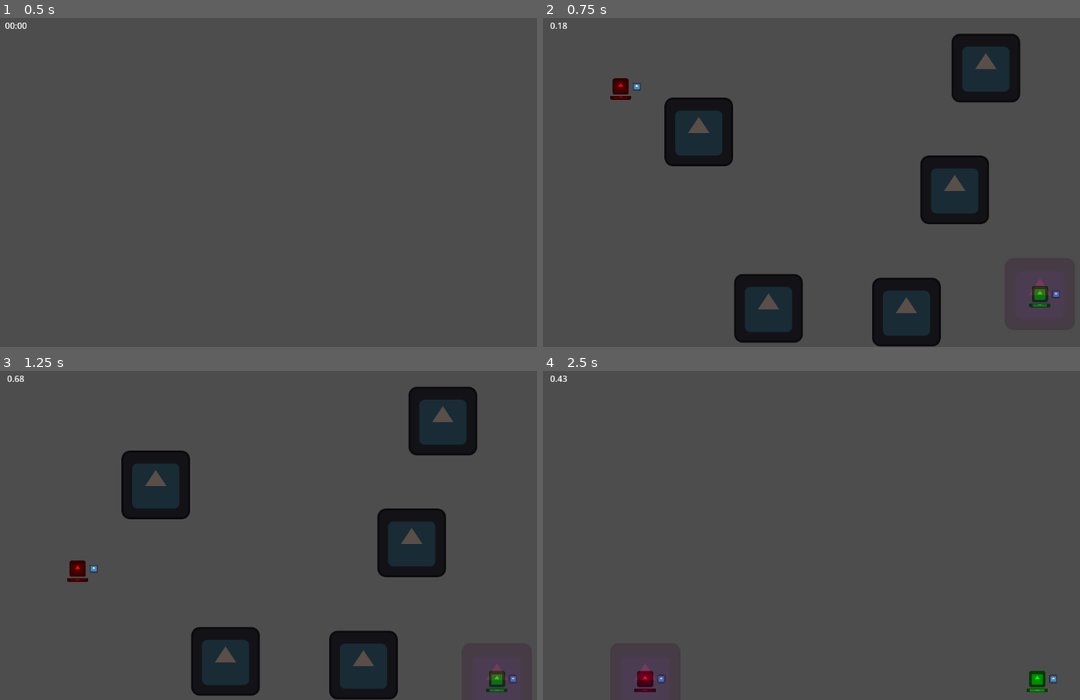
Above: before the commit, frames 1-4 (two rows, left to right).
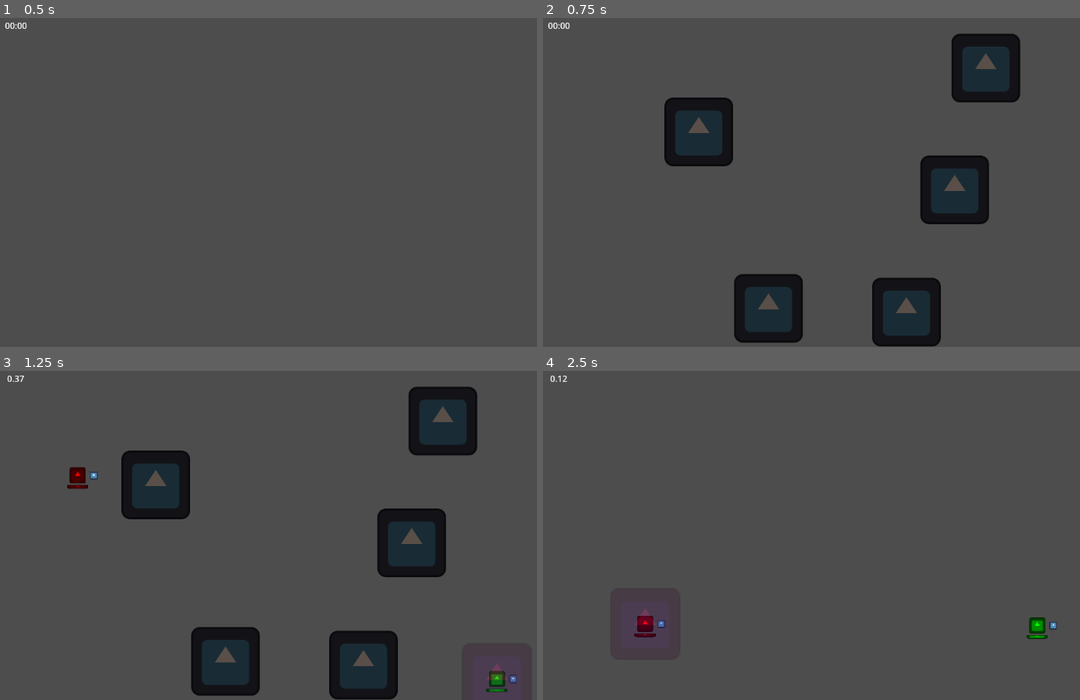
Above: after the commit, the same moments.

Repository: StickyBeacon/chasebox
Game: Godot game, scene res://spaces/arena.tscn
The game is run twice, just before and just after one commit, with the same random seed, the same clock (stepped at 60 frames per second) and the same inputs. The engine's default icon, where the game draws it, is replaced by a stand-in: a white triangle on a blue panel in a dark square.
Inputs:
- Up to frame 1 (0.5 s): no input
- Up to frame 2 (0.75 s): tap Enter at 0.5 s; hold Tab (ui_focus_next) from 0.53 s (still down)
- Up to frame 3 (1.25 s): keep holding Tab (ui_focus_next)
- Up to frame 4 (2.5 s): release Tab (ui_focus_next) at 1.28 s; tap Tab (ui_focus_next) at 1.35 s; hold Tab (ui_focus_next) from 2.03 s (still down)

Frame 1 is identical in both runs. In frame 2, 0.5% of the frame differs, in the area x 0-97%, y 1-89%; in frame 3, 0.5%; in frame 4, 1.0%, in the area x 2-96%, y 1-98%.

Commit message:
Kleintje fixtje

Diff:
--- a/managers/round_manager.gd
+++ b/managers/round_manager.gd
@@ -51,7 +51,6 @@
 	# Shuffle turn order voor dit spel
 	turn_order = chosen_players.duplicate()
 	turn_order.shuffle()
-	%PlayerManager.toggle_all_players(true)
 	next_round()
 
 
@@ -64,7 +63,6 @@
 		end_game()
 		return
 
-	#TODO laad nieuwe map
 	%MapManager.generate_random_map()
 	current_gamemode = GameMode.values().pick_random()
 	turn_order.reverse()
@@ -107,9 +105,13 @@
 
 	# TODO maak maps bruh
 	# Initialize player variables based on team
+	%PlayerManager.toggle_all_players(false)
 	%MapManager.spawn_players(team_dict)
 	# Game starts
+	await wait(.3) #TODO maak het hier duidelijk wie waar spawnt? idk man
 	%TimerManager.start_timer()
+
+	%PlayerManager.toggle_all_players(true)
 
 
 func reset_values():
@@ -190,6 +192,7 @@
 	await wait(1)
 	%IngameUIManager.toggle_turn_ui(false)
 	get_tree().paused = false
+	%PlayerManager.toggle_all_players(false)
 	%TimerManager.reset_timer()
 	next_turn()
 
--- a/player/player.gd
+++ b/player/player.gd
@@ -31,6 +31,7 @@
 		%Movement.can_move = value
 		%PlayerCollision.set_deferred("disabled",!value)
 		%ChaseCollision.set_deferred("disabled",!value)
+		print("%s: %s" % [player_id,value])
 		visible = value
 
 
@@ -38,6 +39,8 @@
 
 
 func hit_player(object):
+	if !enabled: return
+
 	print("%s got hit by %s" % [player_id, object.name])
 	if !is_chaser:
 		kill_player()
